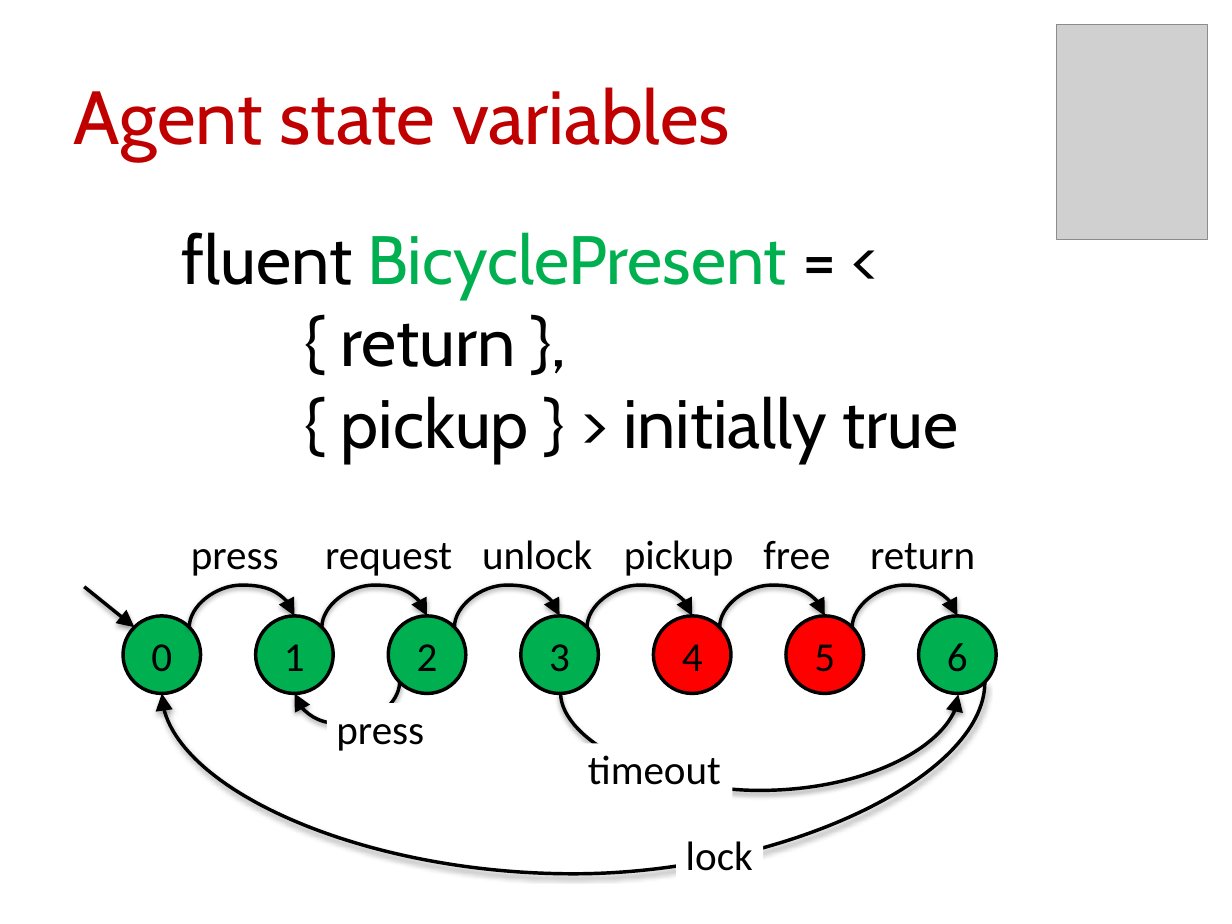
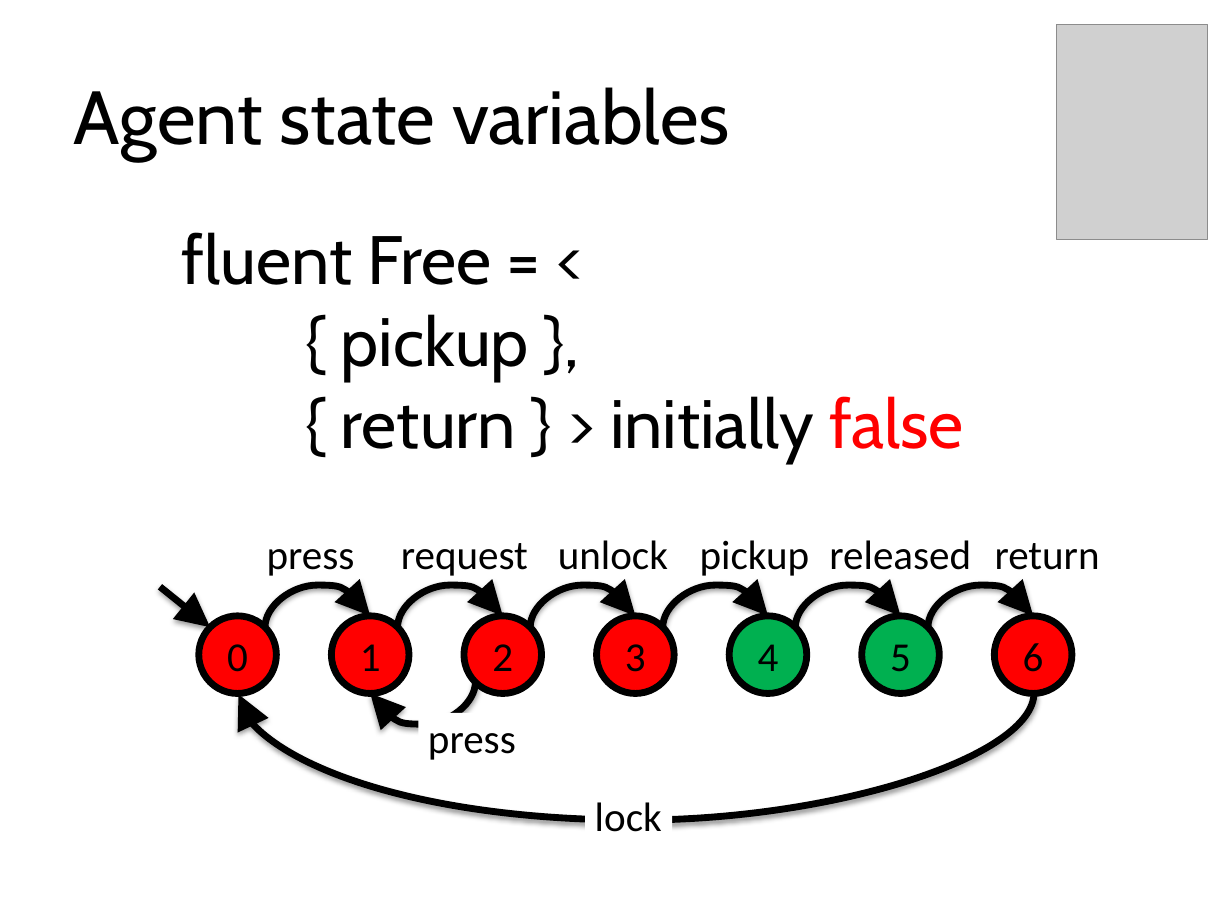
Before and after one commit to blambeau/phd, a slide deck: slide 24 of public-defense/slides.pptx (slide 22 before the commit). Drawn at 1232x924 pixels with LibreOffice and Linux fonts; fonts in the diff are those of the drawing; grey boxes stand for pictures. Boxes give left, top, right and bottom in pixels: in the first picture for what was removed or moved away, otherwise in the second. Text is boxed around its words. In the diff, an @@ line names an element or a change of style, - is before the commit and + after.

```diff
--- a/public-defense/slides.pptx
+++ b/public-defense/slides.pptx
@@ title "Agent state variables" at (x1=74, y1=87, x2=730, y2=159): text colour #C00000 to #000000 @@
@@ text at (x1=182, y1=232, x2=964, y2=463): text changed @@
-fluent BicyclePresent = <
-{ return },
-{ pickup } > initially true
+fluent Free = <
+{ pickup },
+{ return } > initially false
@@ text "return" moved from (x1=870, y1=543, x2=975, y2=570) to (x1=995, y1=543, x2=1100, y2=570) @@
@@ text added at (x1=829, y1=540, x2=971, y2=570), 24 pt, text #000000 @@
+released
@@ 7 ellipses, 4 texts, 1 curved arrow, 1 arrow moved together from (x1=84, y1=540, x2=997, y2=724) to (x1=160, y1=540, x2=1072, y2=724) @@
@@ arrow (160, 586) - (211, 627): stroke #000000 2 pt to #000000 4 pt @@
@@ curved arrow (265, 627) - (371, 616): stroke #000000 2 pt to #000000 4 pt @@
@@ curved arrow (398, 627) - (503, 616): stroke #000000 2 pt to #000000 4 pt @@
@@ curved arrow moved from (588, 627) - (692, 616) to (530, 627) - (636, 616) @@
@@ curved arrow (530, 627) - (636, 616): stroke #000000 2 pt to #000000 4 pt @@
@@ 4 curved arrows moved together from (x1=322, y1=585, x2=957, y2=627) to (x1=265, y1=585, x2=901, y2=627) @@
@@ curved arrow (663, 627) - (768, 616): stroke #000000 2 pt to #000000 4 pt @@
@@ curved arrow (796, 627) - (901, 616): stroke #000000 2 pt to #000000 4 pt @@
@@ curved arrow added from (928, 627) to (1034, 616), #000000 4 pt @@
@@ fill #00B050 to #FF0000; outline #000000 2 pt to #000000 4 pt in 5 elements at (x1=331, y1=616, x2=409, y2=694), (x1=596, y1=616, x2=674, y2=694), (x1=994, y1=616, x2=1072, y2=694), (x1=198, y1=616, x2=276, y2=694), (x1=464, y1=616, x2=542, y2=694) @@
@@ ellipse "4" at (x1=729, y1=616, x2=807, y2=694): fill #FF0000 to #00B050; outline #000000 2 pt to #000000 4 pt @@
@@ ellipse "5" at (x1=861, y1=616, x2=939, y2=694): fill #FF0000 to #00B050; outline #000000 2 pt to #000000 4 pt @@
@@ curved arrow (476, 683) - (371, 694): stroke #000000 2 pt to #000000 4 pt @@
@@ curved arrow moved from (984, 683) - (161, 694) to (1034, 692) - (239, 695) @@
@@ curved arrow (1034, 692) - (239, 695): stroke #000000 2 pt to #000000 4 pt @@
@@ text "press" moved from (x1=336, y1=724, x2=424, y2=751) to (x1=428, y1=733, x2=516, y2=760) @@
@@ group removed at (x1=190, y1=541, x2=958, y2=791): 2 texts, 2 curved arrows @@
-free
-timeout
@@ text "lock" moved from (x1=686, y1=841, x2=753, y2=871) to (x1=595, y1=802, x2=662, y2=832) @@
```
Also in this commit, not shown: 19 other slides changed, 12 slides added, 3 slides removed, 14 other files.
